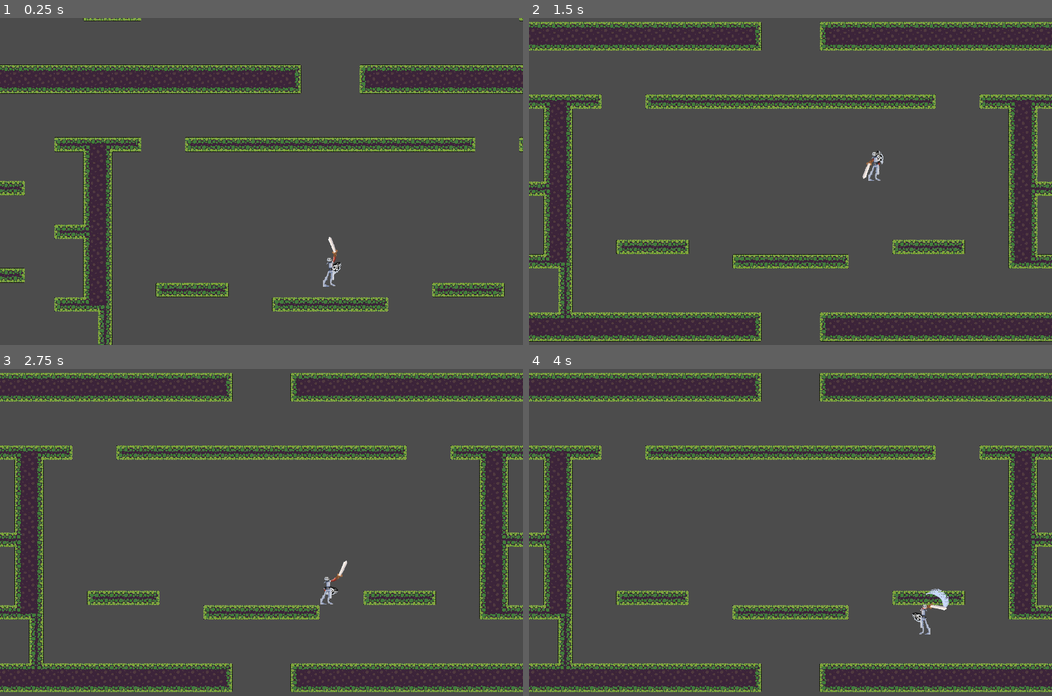
Above: before the commit, frames 1-4 (two rows, left to right).
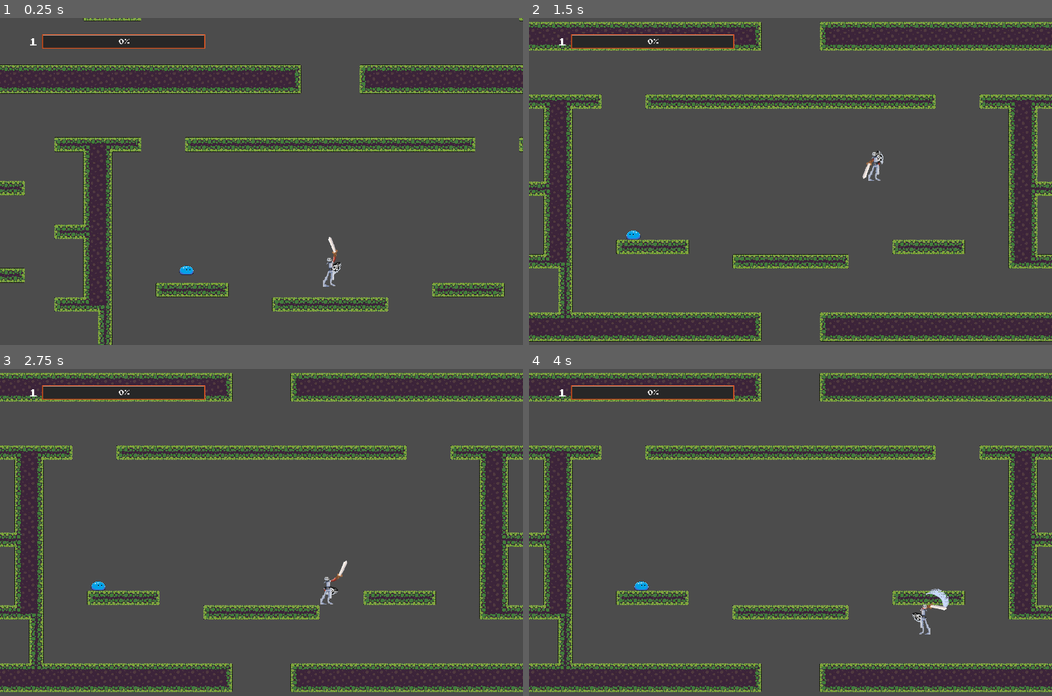
Above: after the commit, the same moments.

Repository: Sntx626/uol-gamejam-7
Game: Godot game, scene res://scenes/main_scene.tscn
The game is run twice, just before and just after one commit, with the same random seed, the same clock (stepped at 60 frames per second) and the same inputs.
Inputs (mouse positions are in pixels of both pictures, inside the frame that each line leads up to):
- Up to frame 1 (0.25 s): no input
- Up to frame 2 (1.5 s): move the mouse to (905, 165) at 0.52 s; hold D (move_right) 0.53-1.28 s; click (905, 165) at 0.6 s; tap W (jump) at 0.77 s; move the mouse to (685, 197) at 1.27 s; hold A (move_left) from 1.28 s (still down); click (685, 197) at 1.35 s
- Up to frame 3 (2.75 s): tap W (jump) at 1.52 s; move the mouse to (313, 460) at 2.02 s; release A (move_left) at 2.03 s; hold D (move_right) from 2.03 s (still down); click (313, 460) at 2.1 s
- Up to frame 4 (4 s): move the mouse to (764, 597) at 2.77 s; click (764, 597) at 2.85 s; tap W (jump) at 3.02, 3.77 s; move the mouse to (947, 581) at 3.52 s; release D (move_right) at 3.53 s; hold A (move_left) from 3.53 s (still down); click (947, 581) at 3.6 s

The runs differ from the first frame. In frame 1, 1.4% of the frame differs, in the area x 5-40%, y 5-79%; in frame 2, 0.7%; in frame 3, 0.7%; in frame 4, 0.7%.

Commit message:
Added exp bar

Diff:
--- a/src/Player.gd
+++ b/src/Player.gd
@@ -36,7 +36,18 @@
 onready var ground_ray2 = $RayCastContainer/RayGround2
 onready var right_wall_ray = $RayCastContainer/RayWallRight
 onready var left_wall_ray = $RayCastContainer/RayWallLeft
+var level := 1
+var experience := 0
+var experience_req := 100
 
+func giveExp(amount):
+	experience += amount
+	while experience >= experience_req:
+		experience -= experience_req
+
+func LvlUp():
+	level += 1
+	pass
 # Called when the node enters the scene tree for the first time.
 func _ready():
 	pass # Replace with function body.
--- a/src/objects/Bat.gd
+++ b/src/objects/Bat.gd
@@ -39,6 +39,7 @@
 # Called every frame. 'delta' is the elapsed time since the previous frame.
 #func _process(delta):
 #	pass
+export var exp_given := 50
 func _on_Area2D_area_entered(area):
 	if (area.is_in_group("Sword")):
 		var sword = area.get_parent()
@@ -51,6 +52,7 @@
 			yield(blink(), "completed")
 			health -= sword.damage
 			if (health <= 0):
+				sword.get_paretn().get_parent().giveExp(exp_given)
 				queue_free()
 
 func blink():
--- /dev/null
+++ b/src/scenes/UI.gd
@@ -0,0 +1,26 @@
+extends CanvasLayer
+
+
+# Declare member variables here. Examples:
+# var a = 2
+# var b = "text"
+onready var player = get_parent().get_parent().get_node("level/player")
+onready var experienceBar = $ExperienceBar/HBoxContainer/TextureProgress
+onready var experienceLabel = $ExperienceBar/HBoxContainer/TextureProgress/Label
+onready var levelLabel = $ExperienceBar/HBoxContainer/TextureRect/Label
+# Called when the node enters the scene tree for the first time.
+func _ready():
+	pass # Replace with function body.
+
+func _process(delta):
+	setExperienceBar()
+
+func setExperienceBar():
+	levelLabel.set_text(str(player.level))
+	experienceBar.max_value = player.experience_req
+	experienceBar.value = player.experience
+	experienceLabel.set_text(str(player.experience * 100 / player.experience_req) + "%")
+
+# Called every frame. 'delta' is the elapsed time since the previous frame.
+#func _process(delta):
+#	pass
--- a/src/scenes/levels/level.tscn
+++ b/src/scenes/levels/level.tscn
@@ -1,9 +1,10 @@
-[gd_scene load_steps=5 format=2]
+[gd_scene load_steps=6 format=2]
 
 [ext_resource path="res://assets/tiles/InnerWalls_tileset.tres" type="TileSet" id=1]
 [ext_resource path="res://Player.tscn" type="PackedScene" id=2]
 [ext_resource path="res://scripts/level.gd" type="Script" id=3]
 [ext_resource path="res://scripts/chunking.gd" type="Script" id=4]
+[ext_resource path="res://objects/BlueSlime.tscn" type="PackedScene" id=5]
 
 [node name="Node2D" type="Node2D"]
 script = ExtResource( 3 )
@@ -21,6 +22,9 @@
 [node name="player" parent="." instance=ExtResource( 2 )]
 position = Vector2( -4, 159 )
 
+[node name="KinematicBody2D" parent="." instance=ExtResource( 5 )]
+position = Vector2( -640, 150 )
+
 [node name="Timer" type="Timer" parent="."]
 wait_time = 0.559
 autostart = true
--- a/src/scenes/main_scene.tscn
+++ b/src/scenes/main_scene.tscn
@@ -1,8 +1,19 @@
-[gd_scene load_steps=4 format=2]
+[gd_scene load_steps=9 format=2]
 
 [ext_resource path="res://scenes/levels/level.tscn" type="PackedScene" id=1]
-[ext_resource path="res://scenes/ui.tscn" type="PackedScene" id=2]
+[ext_resource path="res://assets/ui/expbar.png" type="Texture" id=2]
 [ext_resource path="res://scripts/camera.gd" type="Script" id=3]
+[ext_resource path="res://assets/ui/joystix monospace.ttf" type="DynamicFontData" id=4]
+[ext_resource path="res://scenes/UI.gd" type="Script" id=5]
+[ext_resource path="res://assets/ui/expbarInner.png" type="Texture" id=6]
+
+[sub_resource type="DynamicFont" id=1]
+size = 30
+font_data = ExtResource( 4 )
+
+[sub_resource type="DynamicFont" id=2]
+size = 20
+font_data = ExtResource( 4 )
 
 [node name="Node" type="Node"]
 
@@ -13,4 +24,54 @@
 smoothing_enabled = true
 script = ExtResource( 3 )
 
-[node name="ui" parent="camera" instance=ExtResource( 2 )]
+[node name="UI" type="CanvasLayer" parent="camera"]
+script = ExtResource( 5 )
+
+[node name="ExperienceBar" type="Control" parent="camera/UI"]
+anchor_left = 0.05
+anchor_top = 0.05
+anchor_right = 0.05
+anchor_bottom = 0.05
+margin_right = 650.0
+margin_bottom = 40.0
+
+[node name="HBoxContainer" type="HBoxContainer" parent="camera/UI/ExperienceBar"]
+margin_right = 40.0
+margin_bottom = 40.0
+
+[node name="TextureRect" type="TextureRect" parent="camera/UI/ExperienceBar/HBoxContainer"]
+margin_right = 40.0
+margin_bottom = 40.0
+rect_min_size = Vector2( 40, 40 )
+expand = true
+
+[node name="Label" type="Label" parent="camera/UI/ExperienceBar/HBoxContainer/TextureRect"]
+margin_right = 40.0
+margin_bottom = 40.0
+custom_fonts/font = SubResource( 1 )
+text = "1"
+align = 1
+valign = 1
+
+[node name="TextureProgress" type="TextureProgress" parent="camera/UI/ExperienceBar/HBoxContainer"]
+margin_left = 44.0
+margin_right = 494.0
+margin_bottom = 40.0
+rect_min_size = Vector2( 450, 40 )
+value = 50.0
+texture_under = ExtResource( 6 )
+texture_over = ExtResource( 2 )
+texture_progress = ExtResource( 6 )
+tint_under = Color( 0.156863, 0.156863, 0.156863, 1 )
+tint_progress = Color( 0.0117647, 0.466667, 0.654902, 1 )
+nine_patch_stretch = true
+stretch_margin_left = 30
+stretch_margin_right = 30
+
+[node name="Label" type="Label" parent="camera/UI/ExperienceBar/HBoxContainer/TextureProgress"]
+anchor_right = 1.0
+anchor_bottom = 1.0
+custom_fonts/font = SubResource( 2 )
+text = "56%"
+align = 1
+valign = 1
--- a/src/scripts/level.gd
+++ b/src/scripts/level.gd
@@ -16,6 +16,9 @@
 	position = dimensions/2
 	current_level = Vector2(0,0)
 	current_level_center = Vector2(0,0)
+
+func getPlayer():
+	return player
 
 func _physics_process(delta):
 	update_current_level()
--- a/src/scripts/slime.gd
+++ b/src/scripts/slime.gd
@@ -40,7 +40,7 @@
 func _on_Area2D_body_entered(body):
 	pass
 
-
+export var exp_given := 50
 func _on_Area2D_area_entered(area):
 	if (area.is_in_group("Sword")):
 		var sword = area.get_parent()
@@ -53,7 +53,9 @@
 			yield(blink(), "completed")
 			health -= sword.damage
 			if (health <= 0):
+				sword.get_parent().get_parent().giveExp(exp_given)
 				queue_free()
+
 
 func blink():
 	ani.visible = false
Binary file added: src/assets/ui/expbar.png
Not shown, added: src/assets/ui/expbar.png.import
Binary file added: src/assets/ui/expbarInner.png
Not shown, added: src/assets/ui/expbarInner.png.import
Binary file added: src/assets/ui/joystix monospace.ttf
Not shown, added: src/assets/ui/pixil-frame-0(1).png.import
